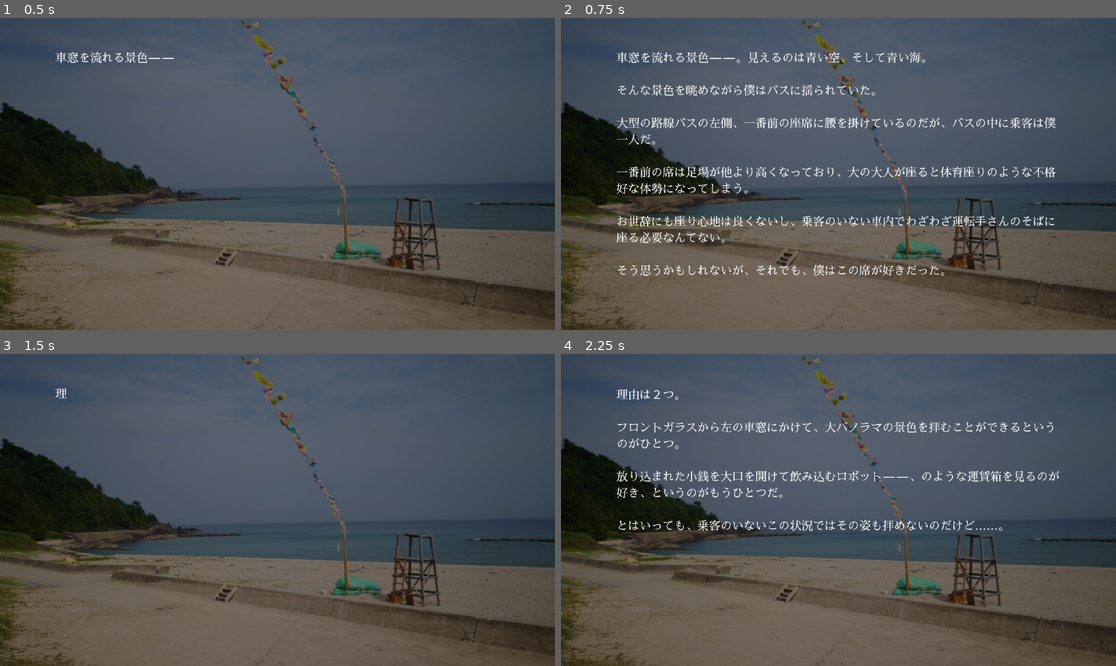
Above: before the commit, frames 1-4 (two rows, left to right).
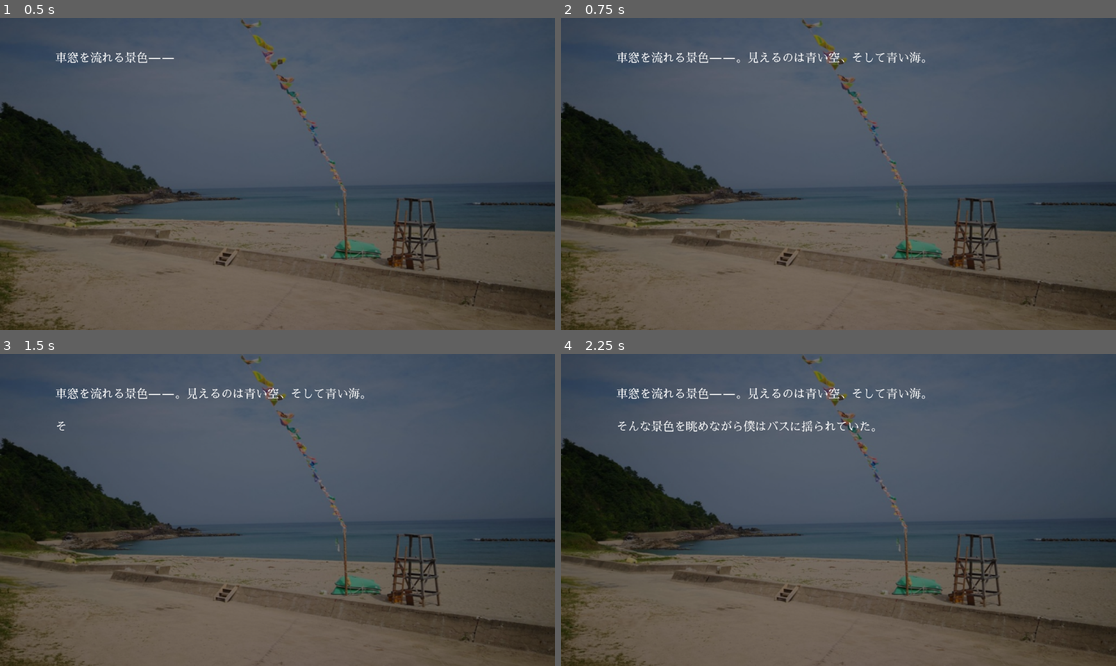
Above: after the commit, the same moments.

Repository: azukigame-s/kiminokoe
Game: Godot game, scene res://scenes/novel_system.tscn
Same seed, same stepped clock (60 frames per second), same inputs: the game is played once before the commit and once after it.
Inputs (mouse positions are in pixels of both pictures, inside the frame that each line leads up to):
- Up to frame 1 (0.5 s): no input
- Up to frame 2 (0.75 s): move the mouse to (960, 158) at 0.52 s; click (960, 158) at 0.67 s
- Up to frame 3 (1.5 s): tap Enter at 1.25 s; move the mouse to (166, 525) at 1.27 s; click (166, 525) at 1.42 s
- Up to frame 4 (2.25 s): move the mouse to (894, 441) at 2.02 s; click (894, 441) at 2.17 s

Frame 1 is identical in both runs. In frame 2, 4.5% of the frame differs, in the area x 10-90%, y 21-83%; in frame 3, 0.7%; in frame 4, 3.7%.

Commit message:
✨️ 文字送り、画面送りを実現

Diff:
--- a/scripts/novel_system.gd
+++ b/scripts/novel_system.gd
@@ -1,6 +1,9 @@
 extends Control
 
+# _ready 完了シグナル
 signal initialized
+# クリック処理完了シグナル
+signal text_click_processed
 
 # テキスト表示関連の変数
 var current_text = ""
@@ -313,50 +316,90 @@
 		more_indicator.visible = false
 
 	if dialogue_text:
-		# 現在の話者名を追加
+		# 現在のテキストを保存
+		var current_displayed = dialogue_text.text
+
+		# 話者名の扱い
 		if speaker_name != "":
-			# 改行を追加して話者名を設定
-			dialogue_text.text = dialogue_text.text + "\n\n[color=#FFDD00][b]" + speaker_name + "[/b][/color]\n\n"
+			# 前のテキストがある場合は改行を追加
+			if current_displayed != "":
+				current_displayed += "\n\n"
+			current_displayed += "[color=#FFDD00][b]" + speaker_name + "[/b][/color]\n\n"
 		else:
-			# 話者名なしの場合は単に改行を追加
-			dialogue_text.text = dialogue_text.text + "\n\n"
+			# 話者名なしの場合は単に改行を追加（前のテキストがある場合のみ）
+			if current_displayed != "":
+				current_displayed += "\n\n"
+
+		# 基本テキストを設定（文字送りのベースとなる）
+		dialogue_text.text = current_displayed
 	else:
 		print("Error: dialogue_text is null in show_text_same_page()")
+
+# バッファをクリアする関数
+func clear_text_buffers():
+	page_text_buffer = []
+	current_page_index = 0
+	is_text_completed = true
+	current_text = ""
+	displayed_text = ""
+
+	# テキストディスプレイをクリア
+	if dialogue_text:
+		dialogue_text.text = ""
+
+	# インジケータを非表示
+	if more_indicator:
+		more_indicator.visible = false
+
+	print("All text buffers cleared")
+
+# バッファに次のテキストがあるかチェック
+func has_more_text_in_buffer():
+	return current_page_index < page_text_buffer.size() - 1
+
+# バッファから次のテキストを表示
+func display_next_text_from_buffer():
+	if has_more_text_in_buffer():
+		current_page_index += 1
+		var next_text = page_text_buffer[current_page_index]
+		show_text_same_page(next_text["text"], next_text["speaker"])
+		return true
+	return false
+
+# テキスト表示を即座に完了
+func complete_text_display():
+	if not is_text_completed:
+		displayed_text = current_text
+		_update_displayed_text()
+		is_text_completed = true
+
+		# テキスト表示完了後に「続きあり」インジケータを表示
+		if more_indicator:
+			more_indicator.visible = has_more_text_in_buffer()
+
+		print("Text display completed instantly")
 
 # テキストを一気に表示する関数（クリック時など）
 func complete_text():
 	if not is_text_completed:
 		# まだテキストが表示中なら、一気に表示
-		displayed_text = current_text
-		_update_displayed_text()
-		is_text_completed = true
-
-		# テキスト表示完了後に「続きあり」インジケータを表示（次のテキストがある場合のみ）
-		if more_indicator:
-			more_indicator.visible = current_page_index < page_text_buffer.size() - 1
-
-		print("Text display completed.")
-	else:
-		# テキストが表示済みなら次の文を同じページに表示
-		if current_page_index < page_text_buffer.size() - 1:
-			# まだ表示する文がある場合
-			current_page_index += 1
-			var next_text = page_text_buffer[current_page_index]
-			show_text_same_page(next_text["text"], next_text["speaker"])
-			print("Showing next text in the same page.")
+		complete_text_display()
+	else:
+		# テキストが表示済みの場合
+		if has_more_text_in_buffer():
+			# まだバッファにテキストがある場合、次を表示
+			display_next_text_from_buffer()
 		else:
-			# バッファ内のテキストをすべて表示したので次のシナリオへ
-			print("All text displayed, advancing to next scenario.")
-			# 「続きあり」インジケータを非表示
+			# バッファ内のすべてのテキストを表示し終えた
+			print("All text in buffer displayed")
+
+			# インジケータを非表示
 			if more_indicator:
 				more_indicator.visible = false
-			# バッファをリセット
-			page_text_buffer = []
-			current_page_index = 0
-
-			# テストシナリオがある場合はシナリオを進める
+
+			# テストシナリオに通知
 			if has_node("test_scenario"):
-				$test_scenario.on_text_completed()
+				$test_scenario.on_click_received()
 
 # 背景を変更する関数
 func change_background(background_path):
@@ -503,6 +546,8 @@
 		"text": text,
 		"speaker": speaker_name
 	})
+	print("Added to page buffer: ", text)
+	print("Current buffer size: ", page_text_buffer.size())
 
 # 入力処理
 func _input(event):
@@ -510,3 +555,7 @@
 		if event.button_index == MOUSE_BUTTON_LEFT and event.pressed:
 			complete_text()
 			print("Mouse click detected - text advanced")
+
+			# テストシナリオにクリックイベントを通知
+			if has_node("test_scenario") and is_text_completed:
+				$test_scenario.on_click_received()
--- a/scripts/test_scenario.gd
+++ b/scripts/test_scenario.gd
@@ -3,7 +3,7 @@
 # ノベルシステムへの参照
 var novel_system
 
-# テストシナリオデータ - キャラクター表示なし
+# テストシナリオデータ - 「new_page」フラグを追加
 var scenario = [
 	{
 		"type": "background",
@@ -16,35 +16,65 @@
 	{
 		"type": "dialogue",
 		"speaker": "",
-		"text": "車窓を流れる景色――。見えるのは青い空、そして青い海。
-
-そんな景色を眺めながら僕はバスに揺られていた。
-
-大型の路線バスの左側、一番前の座席に腰を掛けているのだが、バスの中に乗客は僕一人だ。
-
-一番前の席は足場が他より高くなっており、大の大人が座ると体育座りのような不格好な体勢になってしまう。
-
-お世辞にも座り心地は良くないし、乗客のいない車内でわざわざ運転手さんのそばに座る必要なんてない。
-
-そう思うかもしれないが、それでも、僕はこの席が好きだった。"
-	},
-	{
-		"type": "dialogue",
-		"speaker": "",
-		"text": "理由は２つ。
-
-フロントガラスから左の車窓にかけて、大パノラマの景色を拝むことができるというのがひとつ。
-
-放り込まれた小銭を大口を開けて飲み込むロボット――、のような運賃箱を見るのが好き、というのがもうひとつだ。
-
-とはいっても、乗客のいないこの状況ではその姿も拝めないのだけど……。"
-	},
-	{
-		"type": "dialogue",
-		"speaker": "",
-		"text": "流れる景色を見ていると、いろいろと考えてしまう。
-
-いろいろと思い出してしまう――。"
+		"text": "車窓を流れる景色――。見えるのは青い空、そして青い海。",
+		"new_page": true  # 新しいページで開始
+	},
+	{
+		"type": "dialogue",
+		"speaker": "",
+		"text": "そんな景色を眺めながら僕はバスに揺られていた。"
+	},
+	{
+		"type": "dialogue",
+		"speaker": "",
+		"text": "大型の路線バスの左側、一番前の座席に腰を掛けているのだが、バスの中に乗客は僕一人だ。"
+	},
+	{
+		"type": "dialogue",
+		"speaker": "",
+		"text": "一番前の席は足場が他より高くなっており、大の大人が座ると体育座りのような不格好な体勢になってしまう。"
+	},
+	{
+		"type": "dialogue",
+		"speaker": "",
+		"text": "お世辞にも座り心地は良くないし、乗客のいない車内でわざわざ運転手さんのそばに座る必要なんてない。"
+	},
+	{
+		"type": "dialogue",
+		"speaker": "",
+		"text": "そう思うかもしれないが、それでも、僕はこの席が好きだった。"
+	},
+	{
+		"type": "dialogue",
+		"speaker": "",
+		"text": "理由は２つ。",
+		"new_page": true  # 段落の変わり目でページを変更
+	},
+	{
+		"type": "dialogue",
+		"speaker": "",
+		"text": "フロントガラスから左の車窓にかけて、大パノラマの景色を拝むことができるというのがひとつ。"
+	},
+	{
+		"type": "dialogue",
+		"speaker": "",
+		"text": "放り込まれた小銭を大口を開けて飲み込むロボット――、のような運賃箱を見るのが好き、というのがもうひとつだ。"
+	},
+	{
+		"type": "dialogue",
+		"speaker": "",
+		"text": "とはいっても、乗客のいないこの状況ではその姿も拝めないのだけど……。"
+	},
+	{
+		"type": "dialogue",
+		"speaker": "",
+		"text": "流れる景色を見ていると、いろいろと考えてしまう。",
+		"new_page": true
+	},
+	{
+		"type": "dialogue",
+		"speaker": "",
+		"text": "いろいろと思い出してしまう――。"
 	},
 	{
 		"type": "dialogue",
@@ -60,6 +90,12 @@
 		"type": "dialogue",
 		"speaker": "",
 		"text": "あの日も……、１０月にしては青すぎる景色だった――。"
+	},
+	{
+		"type": "dialogue",
+		"speaker": "",
+		"text": "『次は――』",
+		"new_page": true
 	},
 	{
 		"type": "sfx",
@@ -68,118 +104,22 @@
 	{
 		"type": "dialogue",
 		"speaker": "",
-		"text": "『次は――』
-
-ピンポーンと軽い音が鳴る。
-
-『――だき西口。次は、地蔵焚西口です』
-
-次のバス停を知らせる感情のない音声を待たずして、降車ボタンを押した人がいる。"
-	},
-	{
-		"type": "dialogue",
-		"speaker": "",
-		"text": "「へへへ、イチバーン」
-
-「あんまり早く押すとまた運転手さんに怒られるぞ」
-
-ひとつ後ろの席に座る弟――、スグに向かい僕は言った。
-
-ニヤニヤと笑いながらスグは口を開く。
-
-「だって早く帰りたいじゃん！　なんてったって今日は――」
-
-満面の笑顔だ。"
-	},
-	{
-		"type": "dialogue",
-		"speaker": "",
-		"text": "そう。今日は１０月１０日。
-
-弟の８歳の誕生日だった。
-
-そんなやり取りをしているうちにバスはスピードを落とし、バス停に着く。
-
-僕が席を立とうとすると、その横を直が横切る。
-
-「ちょっとスグ、先に行っちゃ……」
-
-「ありがとうございましたー。ほら、お兄ぃも早く！」
-
-普段は僕の後ろをついてくる弟も、今日は気持ちが高鳴っているのかそそくさとバスを降りてしまう。"
-	},
-	{
-		"type": "background",
-		"path": "res://assets/backgrounds/forest.jpg"
-	},
-	{
-		"type": "dialogue",
-		"speaker": "",
-		"text": "「ありがとうございました」
-
-運転手さんの顔も見ずお礼をし、慌ててあとを追った。
-
-バスを降りてもそこに弟の姿がない。
-
-「えっ、どこ？　スグぅ？」"
-	},
-	{
-		"type": "dialogue",
-		"speaker": "",
-		"text": "ランドセルがバスの後ろに回るのが見えた。
-
-――そっちはダメだ！"
-	},
-	{
-		"type": "dialogue",
-		"speaker": "",
-		"text": "「スグっ！　そっちは――――――」"
-	},
-	{
-		"type": "dialogue",
-		"speaker": "",
-		"text": "ドンッ！！！！"
-	},
-	{
-		"type": "dialogue",
-		"speaker": "",
-		"text": "キキーーッ！　ガシャン！！"
-	},
-	{
-		"type": "dialogue",
-		"speaker": "",
-		"text": "「…………ス……グ……？」"
-	},
-	{
-		"type": "dialogue",
-		"speaker": "",
-		"text": "今日は１０月１０日。
-
-弟の８歳の誕生日だった。"
-	},
-	{
-		"type": "dialogue",
-		"speaker": "",
-		"text": "１０月にしては青すぎる世界がかすみ、白くなる。"
-	},
-	{
-		"type": "dialogue",
-		"speaker": "",
-		"text": "そして、真っ暗になった――。"
-	},
-	{
-		"type": "dialogue",
-		"speaker": "",
-		"text": "誰かが遠くから叫ぶ声が聞こえる――。"
-	},
-	{
-		"type": "dialogue",
-		"speaker": "",
-		"text": "まわりの音も聞こえなくなり、鳶の鳴き声だけが耳に残っていた――――。"
+		"text": "ピンポーンと軽い音が鳴る。"
+	},
+	{
+		"type": "dialogue",
+		"speaker": "",
+		"text": "『――だき西口。次は、地蔵焚西口です』"
+	},
+	{
+		"type": "dialogue",
+		"speaker": "",
+		"text": "次のバス停を知らせる感情のない音声を待たずして、降車ボタンを押した人がいる。"
 	},
 ]
 
 var current_index = 0
+var waiting_for_click = false  # クリック待ち状態フラグ
 
 func _ready():
 	novel_system = get_parent()
@@ -210,18 +150,27 @@
 			novel_system.change_background(command.path)
 			proceed_to_next()
 		"dialogue":
-			# 複数のダイアログを一つのページにまとめる処理
 			var current_dialog = command.text
 			var current_speaker = command.speaker
-
-			# 最初のダイアログなら新しいページで表示
-			if novel_system.page_text_buffer.size() == 0:
+			var new_page = command.get("new_page", false)  # デフォルトはfalse
+
+			if new_page:
+				# 新しいページの開始 - 以前のすべてのバッファをクリア
+				novel_system.clear_text_buffers()
 				novel_system.show_text(current_dialog, current_speaker)
+				print("Started new page with text: ", current_dialog)
 			else:
-				# 既存のバッファに追加
-				novel_system.add_to_page_buffer(current_dialog, current_speaker)
-
-			# ダイアログはプレイヤーの入力を待つので自動的には進まない
+				if novel_system.page_text_buffer.size() == 0:
+					# バッファが空の場合は最初のテキストとして表示
+					novel_system.show_text(current_dialog, current_speaker)
+					print("First text in buffer: ", current_dialog)
+				else:
+					# すでにテキストがある場合はバッファに追加するのみ
+					novel_system.add_to_page_buffer(current_dialog, current_speaker)
+					print("Added text to buffer: ", current_dialog)
+
+			# クリック待ち状態に移行
+			waiting_for_click = true
 		"bgm":
 			novel_system.play_bgm(command.path)
 			proceed_to_next()
@@ -234,12 +183,36 @@
 
 # 次のコマンドに進む
 func proceed_to_next():
+	if waiting_for_click:
+		# クリック待ち状態なら何もしない
+		return
+
 	current_index += 1
 	if current_index < scenario.size():
 		execute_current_command()
 
 # テキスト表示が完了して次に進むときの処理
 func on_text_completed():
-	print("Text completed, moving to next command")
+	print("Text completed signal received")
+	waiting_for_click = false
 	current_index += 1
 	execute_current_command()
+
+# クリック時の処理 - ノベルシステムからクリックイベントを受け取る
+func on_click_received():
+	print("Click received in test_scenario")
+
+	# テキスト表示がすでに完了しているか確認
+	if novel_system.is_text_completed:
+		# バッファに次のテキストがあれば表示
+		if novel_system.has_more_text_in_buffer():
+			novel_system.display_next_text_from_buffer()
+			print("Displaying next text from buffer")
+		else:
+			# バッファが空なら次のコマンドへ
+			waiting_for_click = false
+			on_text_completed()
+	else:
+		# テキスト表示中なら表示を完了させる
+		novel_system.complete_text_display()
+		print("Completed current text display")
